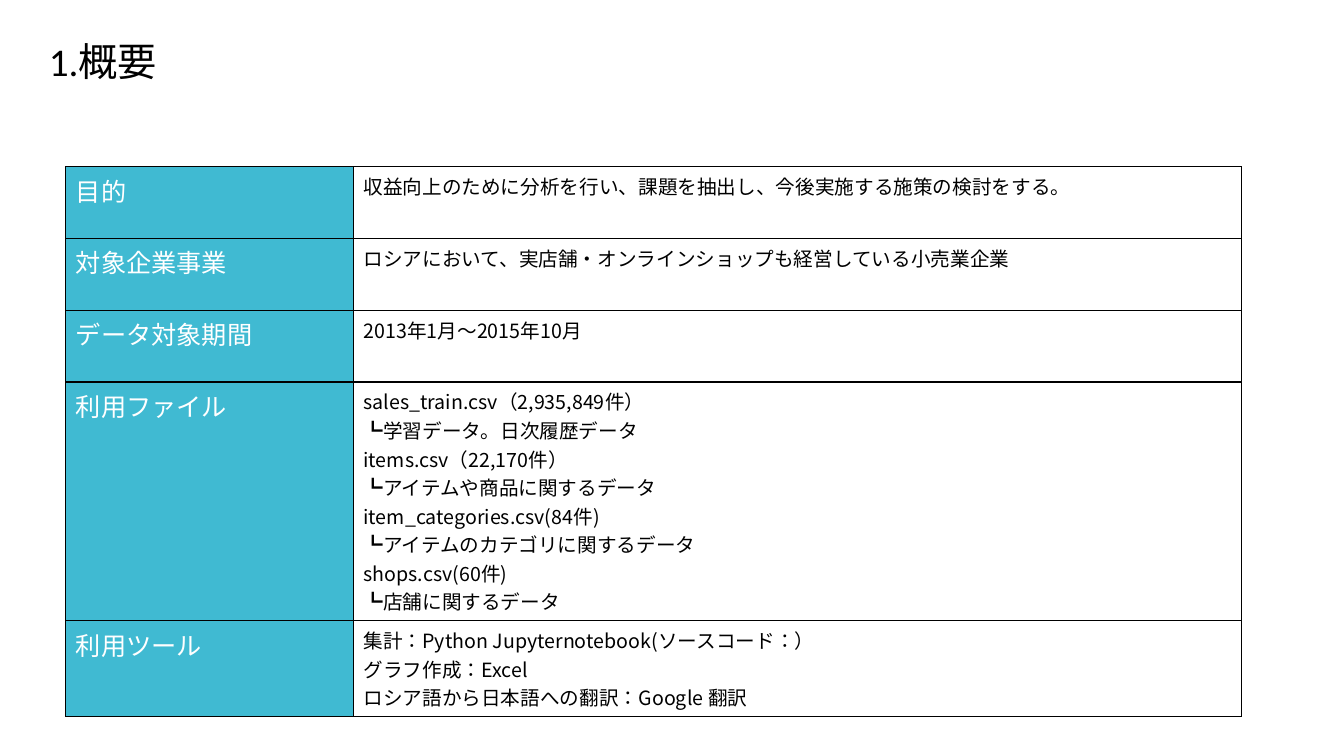
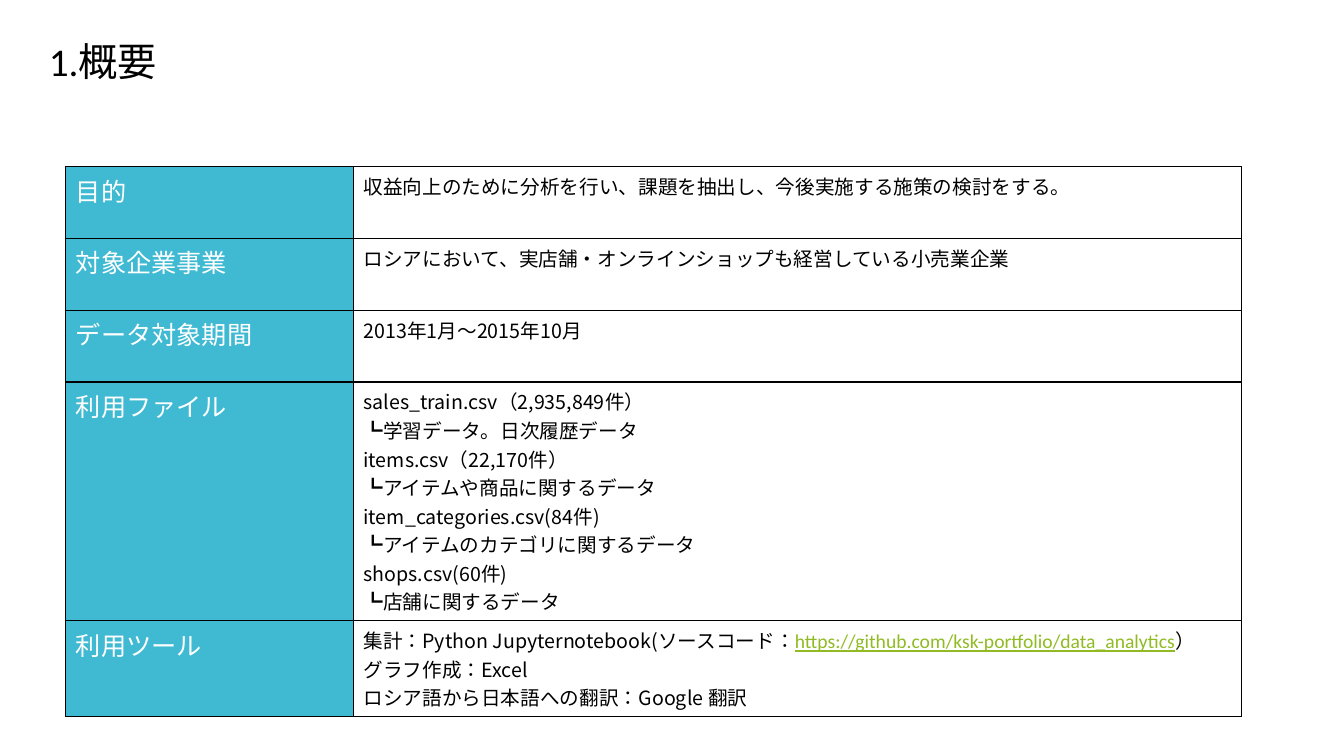
Before and after one commit to ksk-portfolio/data_analytics, a slide deck: slide 3 of ポートフォリオ_課題抽出.pptx. Drawn at 1344x756 pixels with LibreOffice and Linux fonts; fonts in the diff are those of the drawing. Boxes give left, top, right and bottom in pixels: in the first picture for what was removed or moved away, otherwise in the second. Text is boxed around its words. In the diff, an @@ line names an element or a change of style, - is before the commit and + after.

```diff
--- a/ポートフォリオ_課題抽出.pptx
+++ b/ポートフォリオ_課題抽出.pptx
@@ table at (66,166,1241,714) @@
-row 5, column 2: 集計：Python Jupyternotebook(ソースコード：） / グラフ作成：Excel / ロシア語から日本語への翻訳：Google 翻訳
+row 5, column 2: 集計：Python Jupyternotebook(ソースコード：https://github.com/ksk-portfolio/data_analytics） / グラフ作成：Excel / ロシア語から日本語への翻訳：Google 翻訳
```
